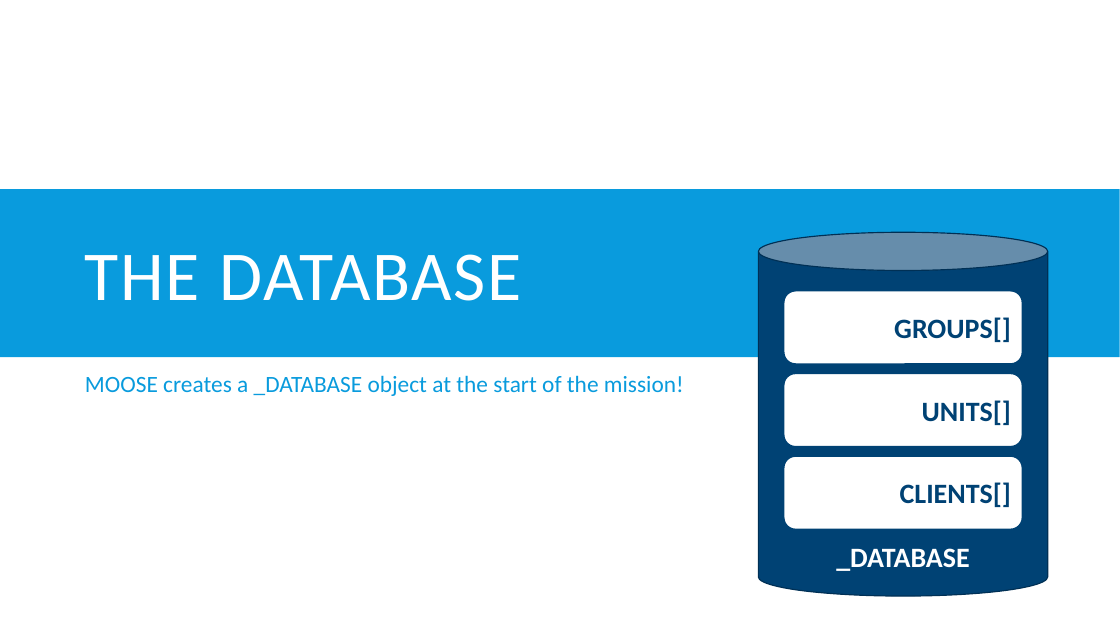
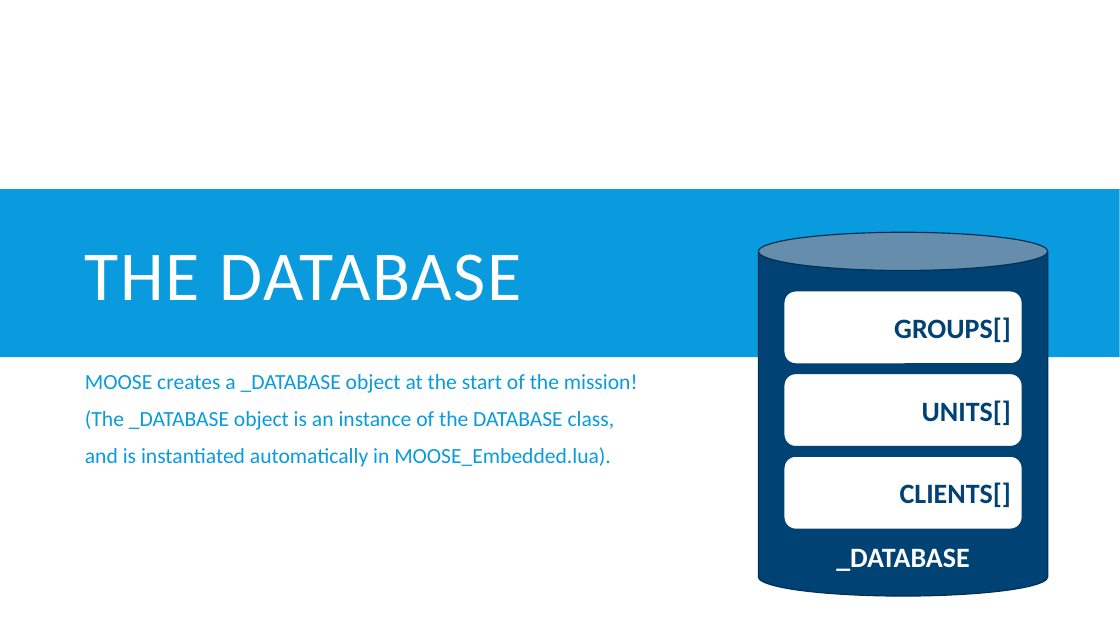
Before and after one commit to FlightControl-Master/MOOSE, a slide deck: slide 12 of Presentations/DCS World - MOOSE - Development - Part 3 - The DATABASE - UNIT - CLIENT - GROUP - ZONE, .pptx. Drawn at 1120x630 pixels with LibreOffice and Linux fonts; fonts in the diff are those of the drawing; background and template pictures are left out. Boxes give left, top, right and bottom in pixels: in the first picture for what was removed or moved away, otherwise in the second. Text is boxed around its words. In the diff, an @@ line names an element or a change of style, - is before the commit and + after.

```diff
--- a/Presentations/DCS World - MOOSE - Development - Part 3 - The DATABASE - UNIT - CLIENT - GROUP - ZONE, .pptx
+++ b/Presentations/DCS World - MOOSE - Development - Part 3 - The DATABASE - UNIT - CLIENT - GROUP - ZONE, .pptx
@@ text at bbox=[85, 374, 638, 393]: size 20 to 18.5 pt in "MOOSE creates a _DATABASE object at the ..."; line spacing 0.9 to 0.8 @@
@@ text at bbox=[85, 410, 615, 467]: paragraphs added @@
+(The _DATABASE object is an instance of the DATABASE class,
+and is instantiated automatically in MOOSE_Embedded.lua).
```
Also in this commit, not shown: 1 other slide changed, 1 slide added.
